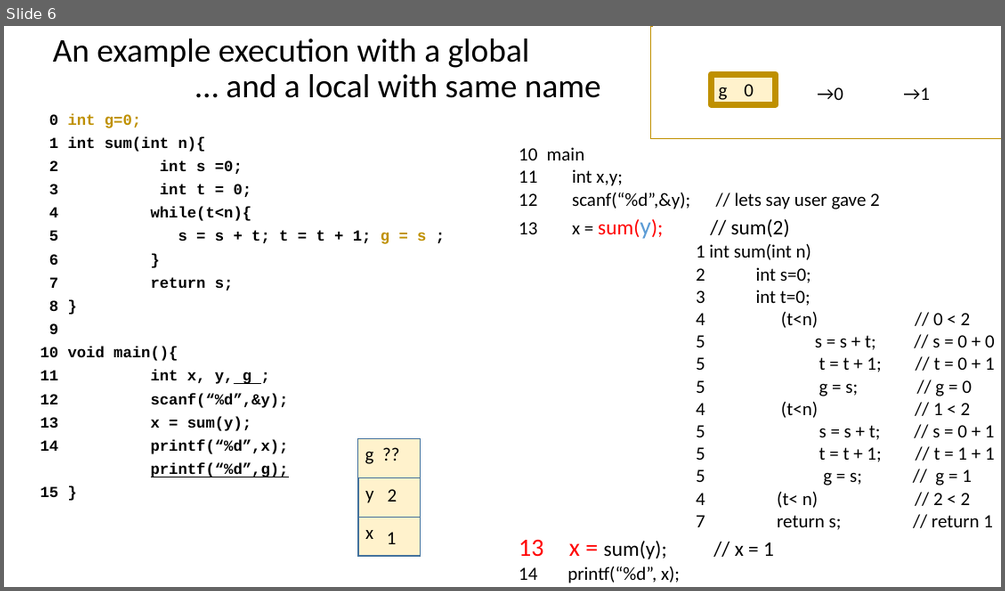
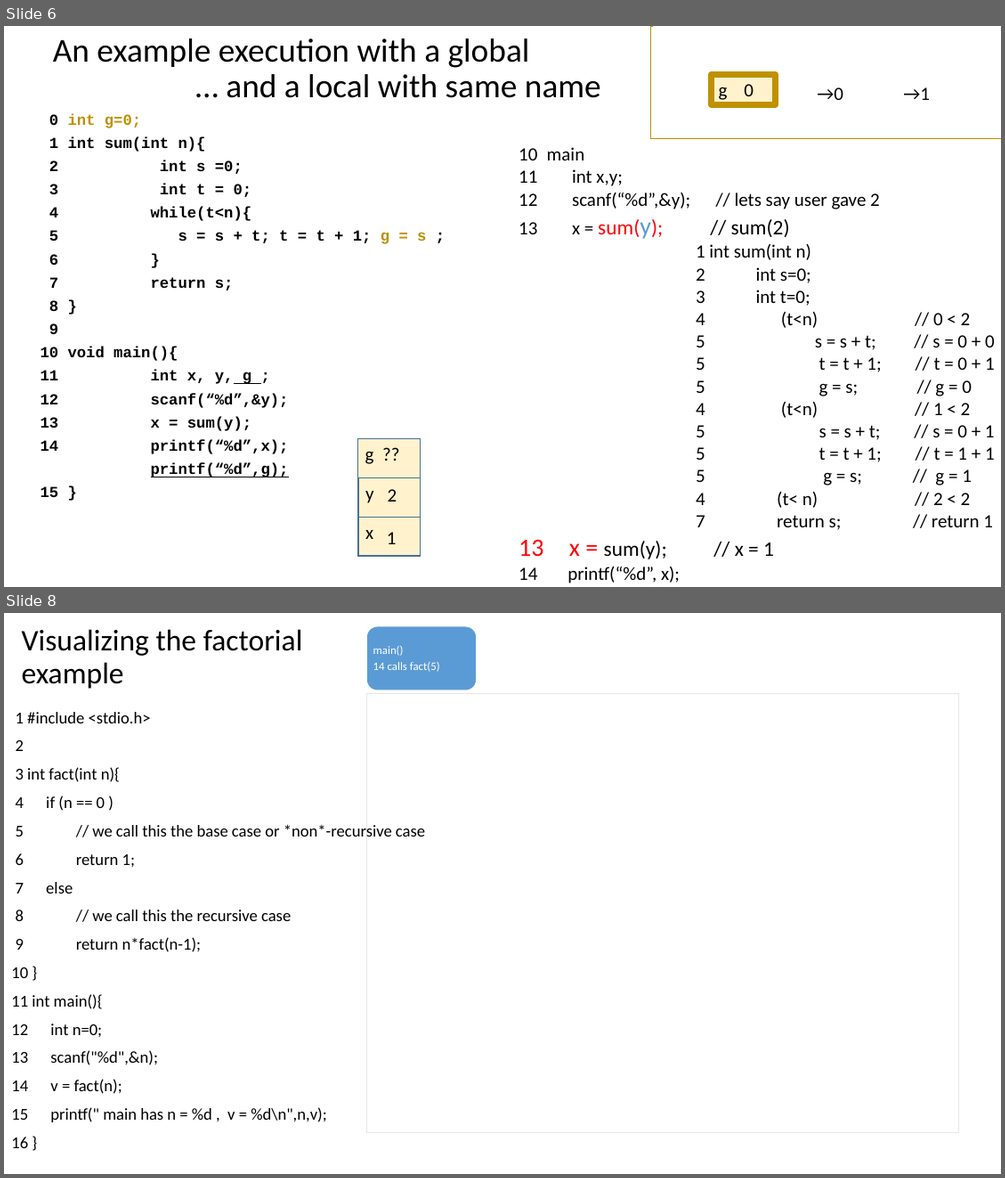
Before and after one commit to rbadrinath/FCP, a slide deck: CLASS/Function-call.pptx. Shown one above the other, each under a label of ours: slide 6 before the commit, slides 6 and 8 after it; the slides between them are not shown. The pictures are 1005x591 and 1005x1178 pixels, drawn with LibreOffice and Linux fonts; fonts in the diff are those of the drawing. Boxes give left, top, right and bottom in pixels: in the first picture for what was removed or moved away, otherwise in the second. Text is boxed around its words. In the diff, an @@ line names an element or a change of style, - is before the commit and + after.

```diff
--- a/CLASS/Function-call.pptx
+++ b/CLASS/Function-call.pptx
@@ slide 8 added at bbox=[4, 613, 1001, 1174], background #FFFFFF @@
@@ title added at bbox=[22, 629, 303, 689], 28.8 pt, text #000000 @@
+Visualizing the factorial
+example
@@ rounded rectangle added at bbox=[367, 626, 477, 690], fill #5B9BD5, outline #FFFFFF 1 pt @@
@@ text added at bbox=[373, 646, 440, 672], 11 pt, text #FFFFFF @@
+main()
+14 calls fact(5)
@@ text added at bbox=[11, 712, 425, 1148], 16 pt, text #000000 @@
+1 #include <stdio.h>
+2
+3 int fact(int n){
+4 if (n == 0 )
+5 // we call this the base case or *non*-recursive case
+6 return 1;
+7 else
+8 // we call this the recursive case
+9 return n*fact(n-1);
+10 }
+11 int main(){
+12 int n=0;
+13 scanf("%d",&n);
+14 v = fact(n);
+15 printf(" main has n = %d , v = %d\n",n,v);
+16 }
@@ rectangle added at bbox=[367, 694, 958, 1133], fill #FFFFFF, outline #E7E6E6 1 pt @@
```
Also in this commit, not shown: 1 other slide added, 1 other file.
